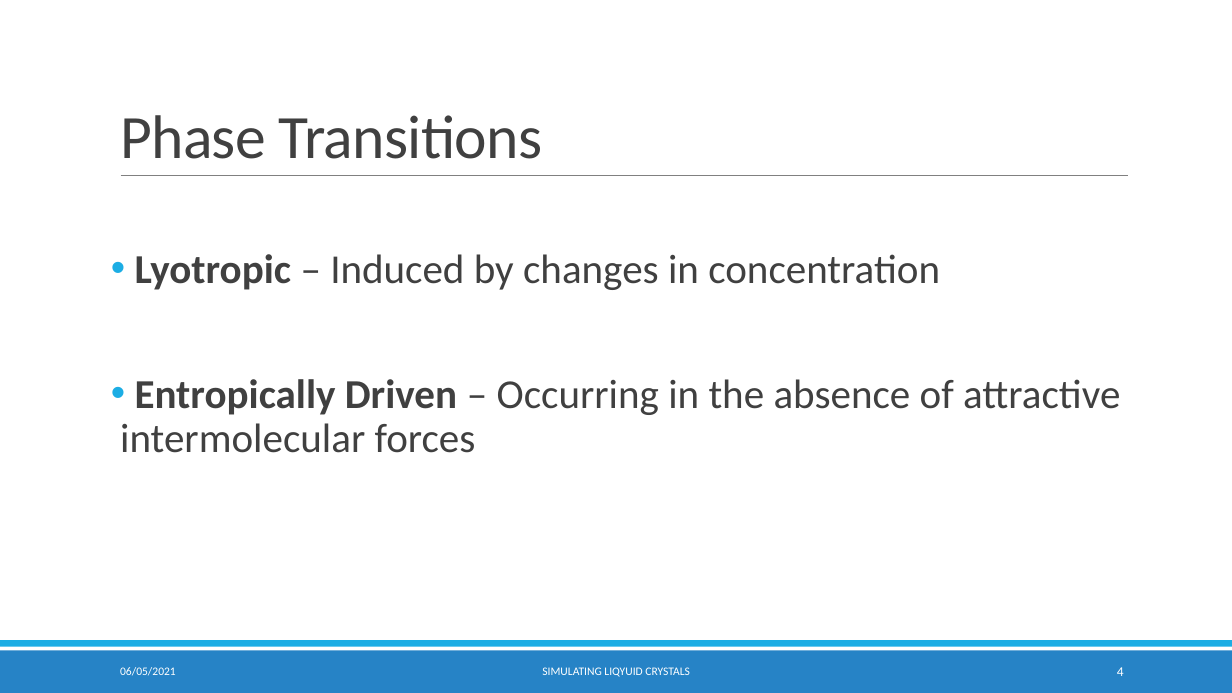
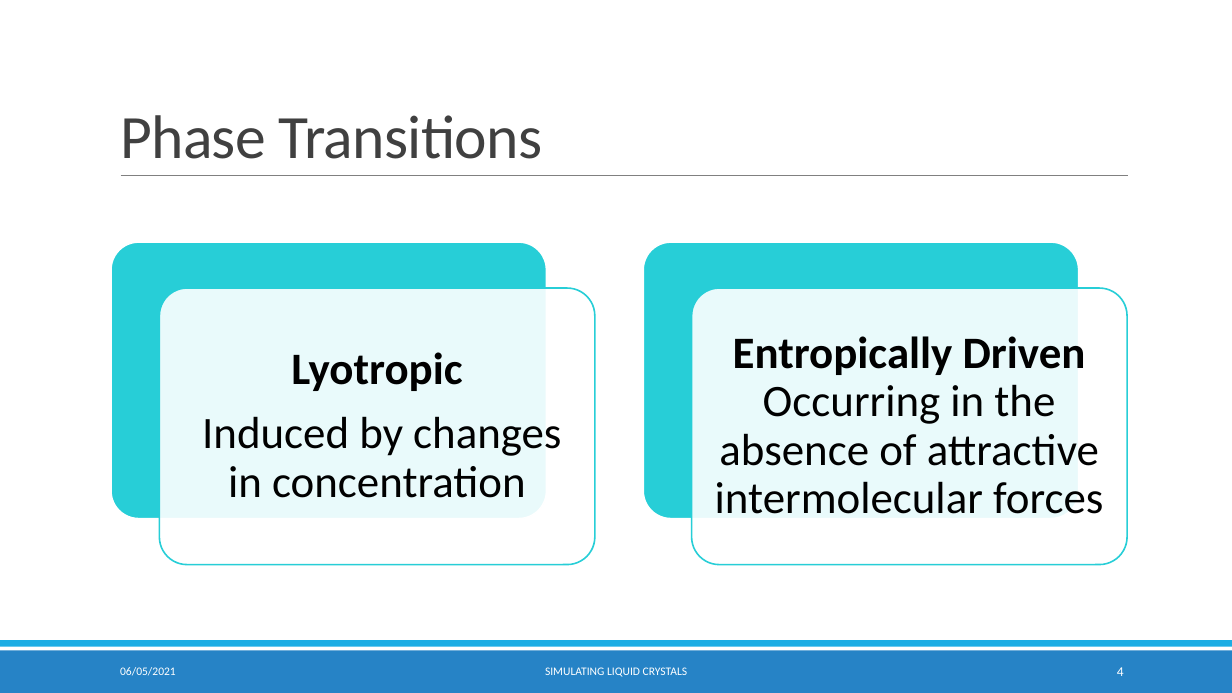
Before and after one commit to KCGallagher/LC_Project, a slide deck: slide 4 of Report/Presentation/Simulating Liquid Crystals.pptx. Drawn at 1232x693 pixels with LibreOffice and Linux fonts; fonts in the diff are those of the drawing; background and template pictures are left out. Boxes give left, top, right and bottom in pixels: in the first picture for what was removed or moved away, otherwise in the second. Text is boxed around its words. In the diff, an @@ line names an element or a change of style, - is before the commit and + after.

```diff
--- a/Report/Presentation/Simulating Liquid Crystals.pptx
+++ b/Report/Presentation/Simulating Liquid Crystals.pptx
@@ group added at bbox=[111, 242, 1128, 565]: 4 rounded rectangles, 1 text @@
+Lyotropic
+Induced by changes in concentration
@@ text "Entropically Driven Occurring in the ..." at bbox=[715, 336, 1103, 514]: vertical alignment top to middle @@
@@ text at bbox=[715, 336, 1103, 514]: text changed; size 32 to 35 pt; text colour #404040 to #000000 @@
-• Lyotropic – Induced by changes in concentration
-• Entropically Driven – Occurring in the absence of attractive intermolecular forces
+Entropically Driven Occurring in the absence of attractive intermolecular forces
@@ text at bbox=[545, 667, 688, 677]: text changed @@
-SIMULATING LIQYUID CRYSTALS
+SIMULATING LIQUID CRYSTALS
```
Also in this commit, not shown: 9 other slides changed, 4 slides added, 6 other files.
